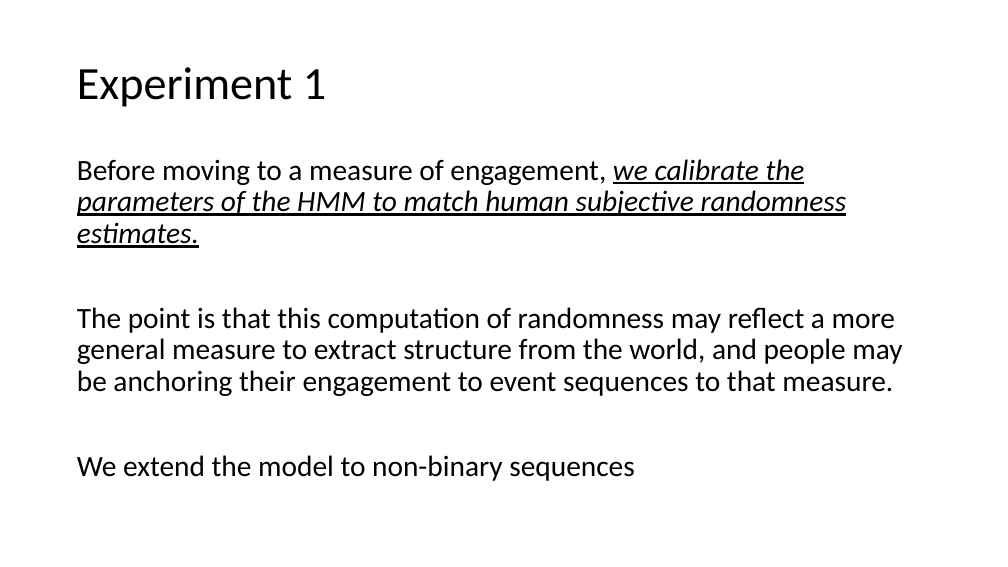
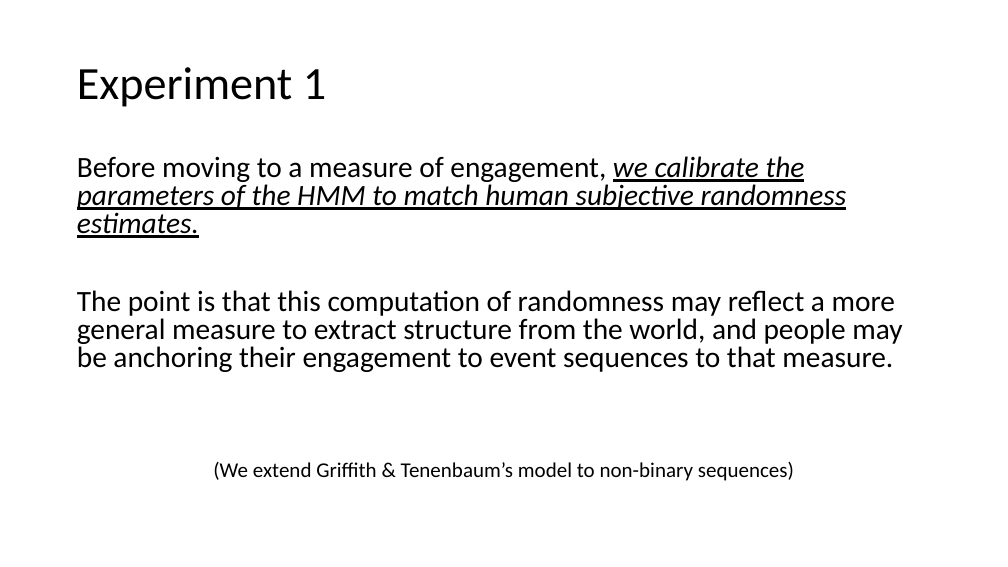
Before and after one commit to sradkani/CoCoSci, a slide deck: slide 12 of summary:papers/CogSci attempt.pptx. Drawn at 1008x567 pixels with LibreOffice and Linux fonts; fonts in the diff are those of the drawing. Boxes give left, top, right and bottom in pixels: in the first picture for what was removed or moved away, otherwise in the second. Text is boxed around its words. In the diff, an @@ line names an element or a change of style, - is before the commit and + after.

```diff
--- a/summary:papers/CogSci attempt.pptx
+++ b/summary:papers/CogSci attempt.pptx
@@ text at (x1=77, y1=156, x2=902, y2=372): line spacing 0.9 to 0.8 @@
@@ text at (x1=213, y1=462, x2=794, y2=481): text changed; size 28 to 20 pt @@
-We extend the model to non-binary sequences
+(We extend Griffith & Tenenbaum’s model to non-binary sequences)
```
Also in this commit, not shown: 12 other slides changed, 8 slides added, 7 slides removed, 23 other files.
